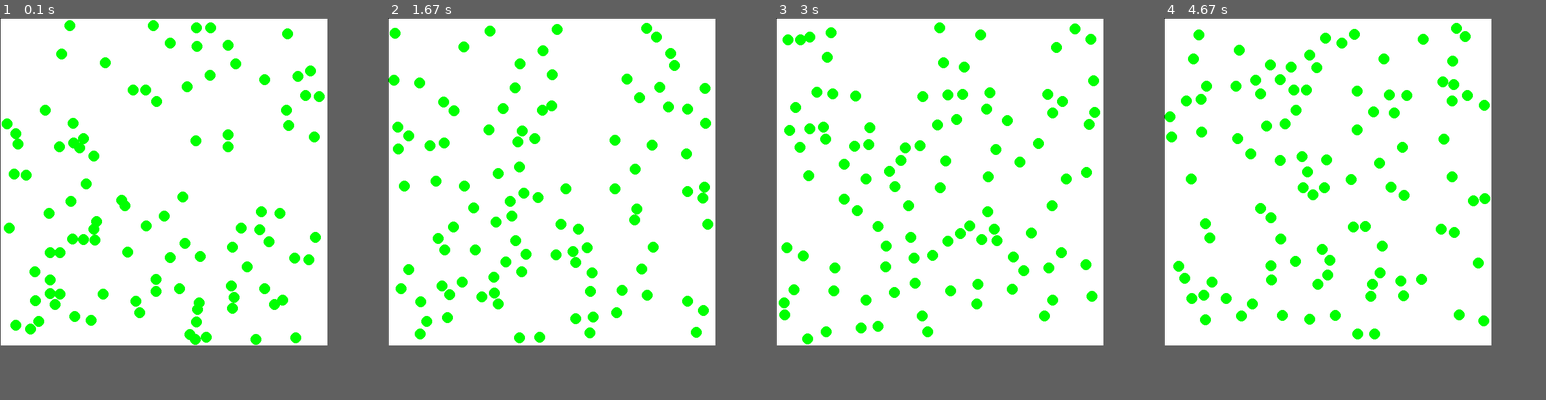
Above: before the commit, frames 1-4 (left to right).
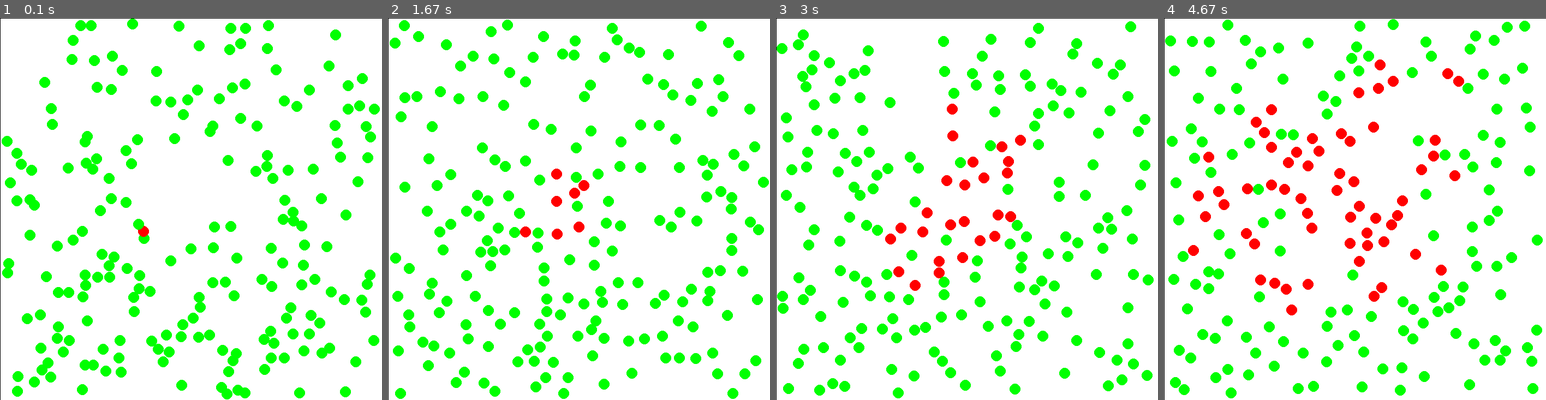
Above: after the commit, the same moments.

Repository: Shivsmk/coding-for-fun-python
Game: pygame game, started from particle_simulation_1/simulator.py
Two runs of this game, one before a commit and one after it. Both use one fixed random seed, a clock stepped at 60 frames per second and the inputs below.
Inputs:
- Up to frame 1 (0.1 s): no input
- Up to frame 2 (1.67 s): no input
- Up to frame 3 (3 s): no input
- Up to frame 4 (4.67 s): no input
The window is 600x600 before the commit and 700x700 after it. Grey fills any space a smaller window leaves; there, only what the larger window draws over its background counts as a difference.

The runs differ from the first frame. In frame 1, 17% of the frame differs, in the area x 0-100%, y 0-100%; in frame 2, 17%; in frame 3, 17%; in frame 4, 18%.

Commit message:
Implement Infection Simulation
Set a random particle as infected. Infect at 50% (infect_threshold) when in contact with another non infected particle

Diff:
--- a/particle_simulation_1/simulator.py
+++ b/particle_simulation_1/simulator.py
@@ -11,14 +11,17 @@
 
 def main():
     # CONSTANTS
-    sh = 600
-    sw = 600
+    sh = 700
+    sw = 700
     FPS = 50
 
     # PARAMETERS
-    population = 100
+    population = 200
     ball_radius = 10
     ball_velocity = 100
+    infect_threshold = 0.5
+    infect_type = population + 1
+    recovered_type = population + 2
 
     # INITIALIZATION
     pygame.init()
@@ -35,10 +38,24 @@
             self.shape = pymunk.Circle(self.body, ball_radius)
             self.shape.elasticity = 1
             self.shape.density = 1
+            self.infected = False
             space.add(self.body, self.shape)
 
         def draw(self):
-            pygame.draw.circle(display,(0, 255, 0), convert_coordinates(self.body.position), ball_radius)
+            if self.infected:
+                pygame.draw.circle(display,(255, 0, 0), convert_coordinates(self.body.position), ball_radius)
+            else:
+                pygame.draw.circle(display,(0, 255, 0), convert_coordinates(self.body.position), ball_radius)
+
+        def infect(self, space=0, arbiter=0, data=0):
+            if random.uniform(0,1) >= infect_threshold:
+                self.infected = True
+                self.shape.collision_type = infect_type
+
+        def first_infect(self, space=0, arbiter=0, data=0):
+            self.infected = True
+            self.shape.collision_type = infect_type
+
 
     class Wall():
         def __init__(self, p1, p2):
@@ -58,6 +75,15 @@
 
     # PARTICLE INITIALIZATION AS LIST OF PARTICLES
     balls = [Ball(random.randint(ball_radius,sw-ball_radius),random.randint(ball_radius,sh-ball_radius)) for i in range(population)]
+
+    # SET COLLISION HANDLER
+    for i in range(1, population+1):
+        balls[i-1].shape.collision_type = i
+        handler = space.add_collision_handler(i, infect_type)
+        handler.separate = balls[i-1].infect
+
+    # INFECT A BALL AT RANDOM
+    random.choice(balls).first_infect()
 
     # SET WALLS
     walls = [Wall((0,0), (sw,0)),
